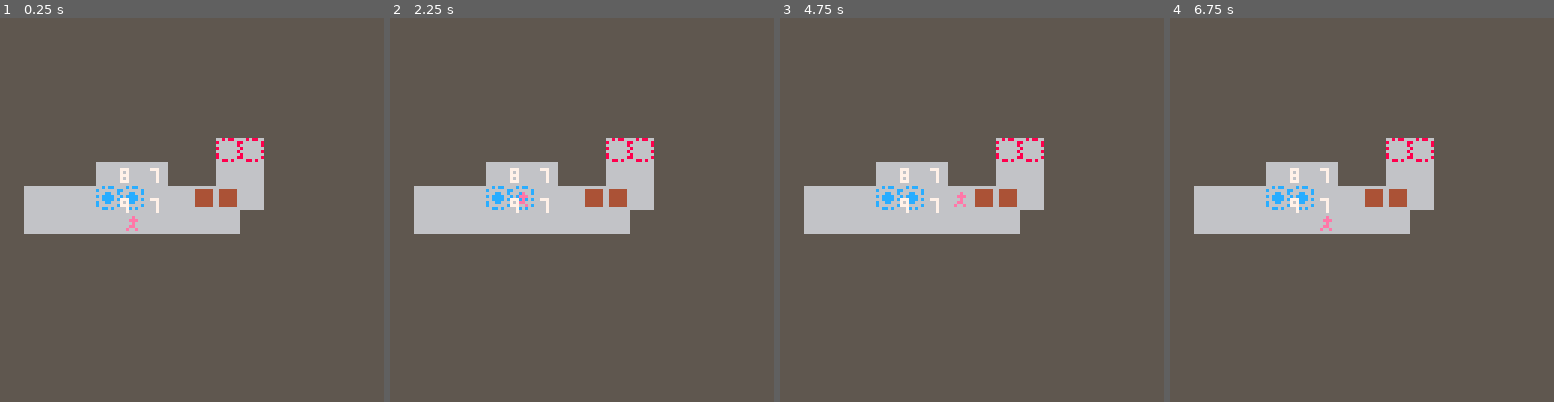
Above: before the commit, frames 1-4 (left to right).
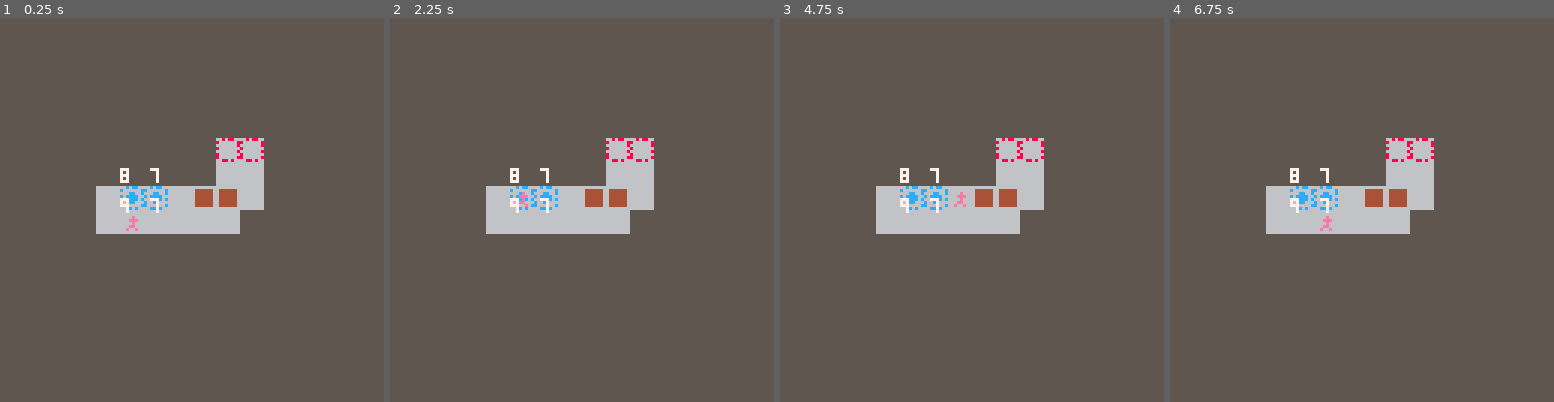
Above: after the commit, the same moments.

Repository: harryhartley/GMTKJam21
Game: PICO-8 cartridge jam.p8
Two runs of this game, one before a commit and one after it. Both use one fixed random seed, a clock stepped at 60 frames per second and the inputs below.
Inputs:
- Up to frame 1 (0.25 s): no input
- Up to frame 2 (2.25 s): tap X (X key) at 0.33, 1.07, 1.85 s; tap O (Z key) at 0.7, 1.7, 2.1 s; hold Right 1.6-2.1 s; hold Up from 2.15 s (still down)
- Up to frame 3 (4.75 s): release Up at 2.42 s; hold Right 2.47-3.03 s; tap O (Z key) every 0.4 s from 2.5 to 4.5 s; tap X (X key) at 2.97, 4.08 s; hold Left 3.08-3.58 s; hold Down 3.63-3.97 s; hold Right 4.02-4.68 s; hold Up from 4.73 s (still down)
- Up to frame 4 (6.75 s): tap O (Z key) every 0.4 s from 4.9 to 6.5 s; release Up at 5.03 s; hold Left 5.08-5.68 s; tap X (X key) at 5.2, 6.32 s; hold Down 5.73-6.03 s; hold Right 6.08-6.58 s; hold Right from 6.63 s (still down)

The runs differ from the first frame. In frame 1, 3.7% of the frame differs, in the area x 6-44%, y 37-57%; in frame 2, 3.7%; in frame 3, 3.7%; in frame 4, 3.7%.

Commit message:
fix level hack

Diff:
--- a/jam.p8
+++ b/jam.p8
@@ -366,9 +366,9 @@
 0101010101010101010101010101010101010101010101010101010101010101010101010101010101010101010101010000000000000000000000000000000000000000000000000000000000000000000000000000000000000000000000000000000000000000000000000000000000000000000000000000000000000000
 0101010101010101010101010101010101010101010101010101010101010101010101010101010101010101010101010000000000000000000000000000000000000000000000000000000000000000000000000000000000000000000000000000000000000000000000000000000000000000000000000000000000000000
 0101010101010101010101010101010101010101010101010404050101010101010101010101010101050501010101010000000000000000000000000000000000000000000000000000000000000000000000000000000000000000000000000000000000000000000000000000000000000000000000000000000000000000
-0101010101010101010101010101010101010101010101040404010101010101010101010404040101040401010101010000000000000000000000000000000000000000000000000000000000000000000000000000000000000000000000000000000000000000000000000000000000000000000000000000000000000000
-0101040404040101010104040404040101010101010107070404010101010101010404040707040404040401010101010000000000000000000000000000000000000000000000000000000000000000000000000000000000000000000000000000000000000000000000000000000000000000000000000000000000000000
-0101040404040404040404040504040101010101010107070401010101010101010404040404040404040101010101010000000000000000000000000000000000000000000000000000000000000000000000000000000000000000000000000000000000000000000000000000000000000000000000000000000000000000
+0101010101010101010101010101010101010101010101040404010101010101010101010101010101040401010101010000000000000000000000000000000000000000000000000000000000000000000000000000000000000000000000000000000000000000000000000000000000000000000000000000000000000000
+0101040404040101010104040404040101010101010107070404010101010101010101010407070404040401010101010000000000000000000000000000000000000000000000000000000000000000000000000000000000000000000000000000000000000000000000000000000000000000000000000000000000000000
+0101040404040404040404040504040101010101010107070401010101010101010101010404040404040101010101010000000000000000000000000000000000000000000000000000000000000000000000000000000000000000000000000000000000000000000000000000000000000000000000000000000000000000
 0101040404040404040404040404040101010101010104040101040401010101010101010101010101010101010101010000000000000000000000000000000000000000000000000000000000000000000000000000000000000000000000000000000000000000000000000000000000000000000000000000000000000000
 0101040404040101010105040404040101010101010104040404040401010101010101010101010101010101010101010000000000000000000000000000000000000000000000000000000000000000000000000000000000000000000000000000000000000000000000000000000000000000000000000000000000000000
 0101010101010101010101010101010101010101010101040404040101010101010101010101010101010101010101010000000000000000000000000000000000000000000000000000000000000000000000000000000000000000000000000000000000000000000000000000000000000000000000000000000000000000
